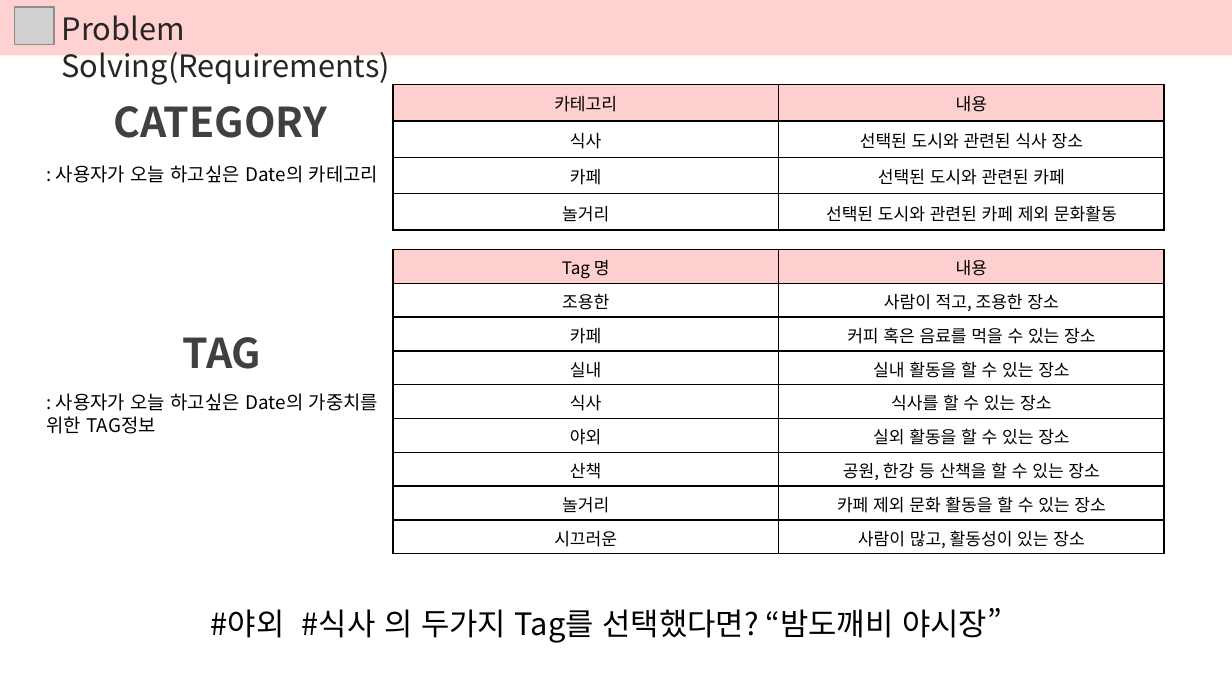
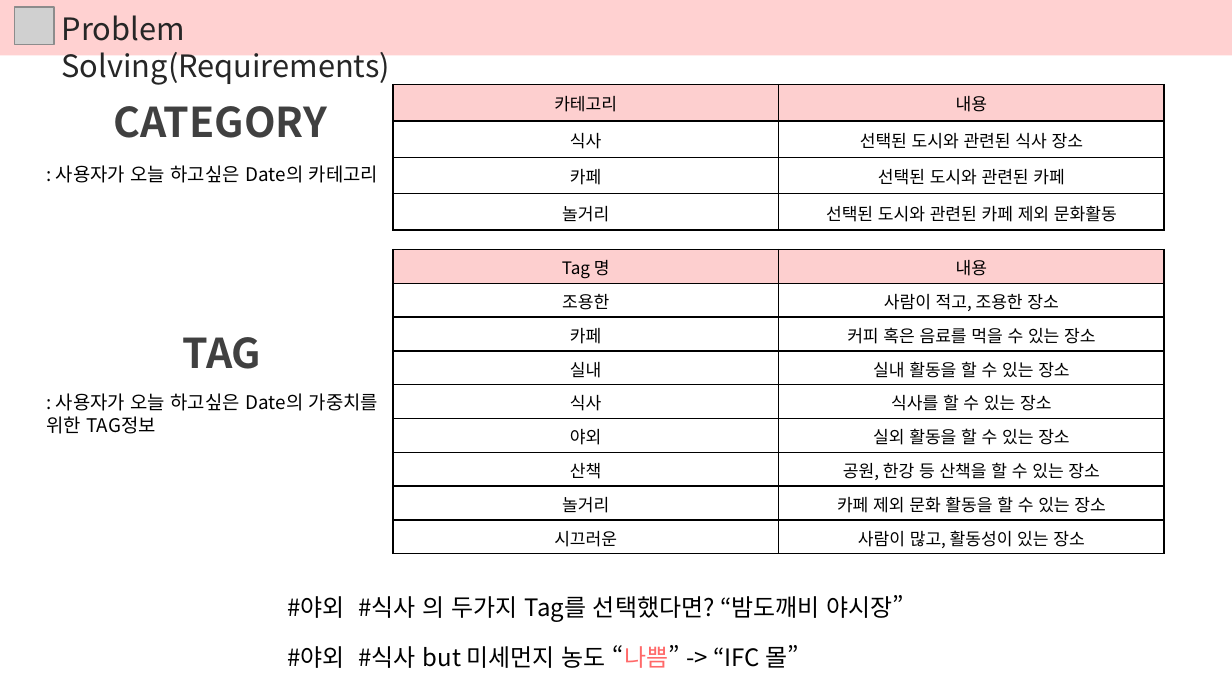
Before and after one commit to DokyeongKwon/DataStructureDesign-2018-2, a slide deck: slide 12 of 02. Problem Solving/서울 데이트 코스 추천 Problem Solving.pptx. Drawn at 1232x693 pixels with LibreOffice and Linux fonts; fonts in the diff are those of the drawing; grey boxes stand for pictures. Boxes give left, top, right and bottom in pixels: in the first picture for what was removed or moved away, otherwise in the second. Text is boxed around its words. In the diff, an @@ line names an element or a change of style, - is before the commit and + after.

```diff
--- a/02. Problem Solving/서울 데이트 코스 추천 Problem Solving.pptx
+++ b/02. Problem Solving/서울 데이트 코스 추천 Problem Solving.pptx
@@ text "#야외 #식사 의 두가지 Tag를 ...": place and size @@
-text "#야외 #식사 의 두가지 Tag를 ..." at box(211, 608, 1002, 643)
+text "#야외 #식사 의 두가지 Tag를 ..." at box(288, 595, 905, 622)
@@ text "#야외 #식사 의 두가지 Tag를 ..." at box(288, 595, 905, 622): size 18 to 14 pt @@
@@ text added at box(288, 645, 799, 668), 14 pt, text #000000 @@
+#야외 #식사 but 미세먼지 농도 “나쁨” -> “IFC 몰”
```
Also in this commit, not shown: 2 other slides changed, 5 slides added.
